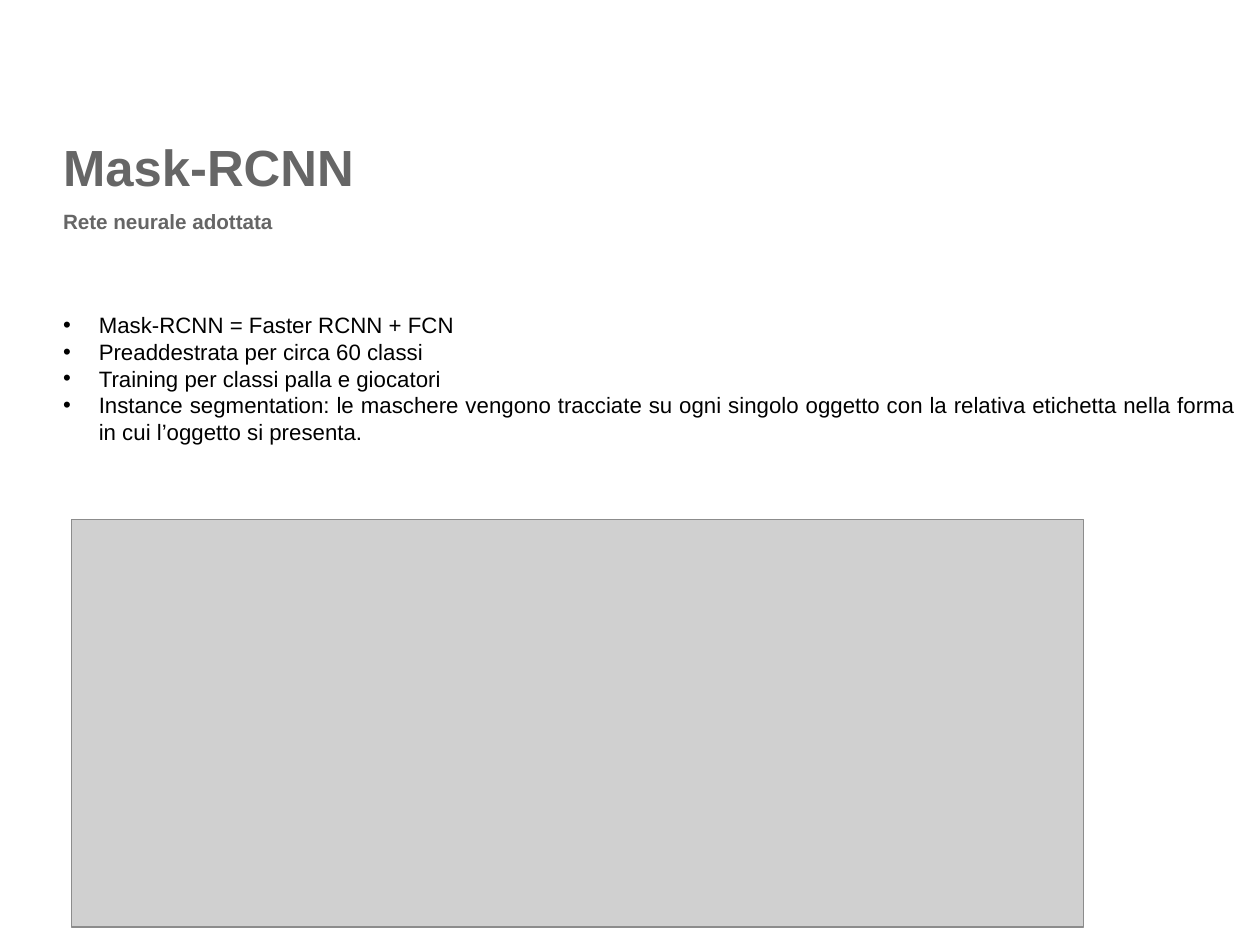
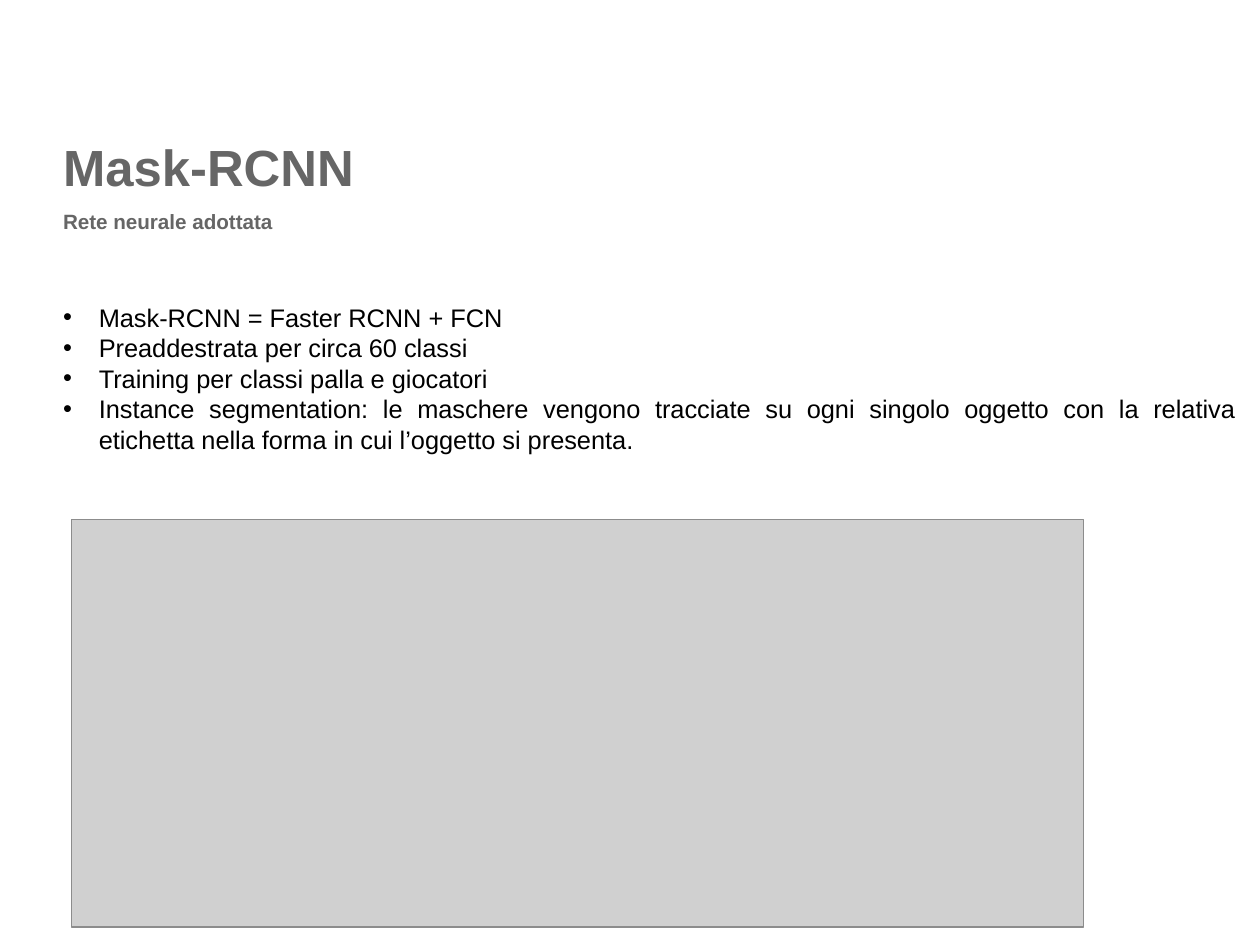
Before and after one commit to tintorimatteo/Imperatore, a slide deck: slide 6 of presentazione copia.odp. Drawn at 1260x945 pixels with LibreOffice and Linux fonts; fonts in the diff are those of the drawing; grey boxes stand for pictures; background and template pictures are left out. Boxes give left, top, right and bottom in pixels: in the first picture for what was removed or moved away, otherwise in the second. Text is boxed around its words. In the diff, an @@ line names an element or a change of style, - is before the commit and + after.

```diff
--- a/presentazione copia.odp
+++ b/presentazione copia.odp
@@ text "Mask-RCNN = Faster RCNN + ..." at [99, 308, 1235, 454]: size 14 to 16 pt @@
```
Also in this commit, not shown: 3 other slides changed.
